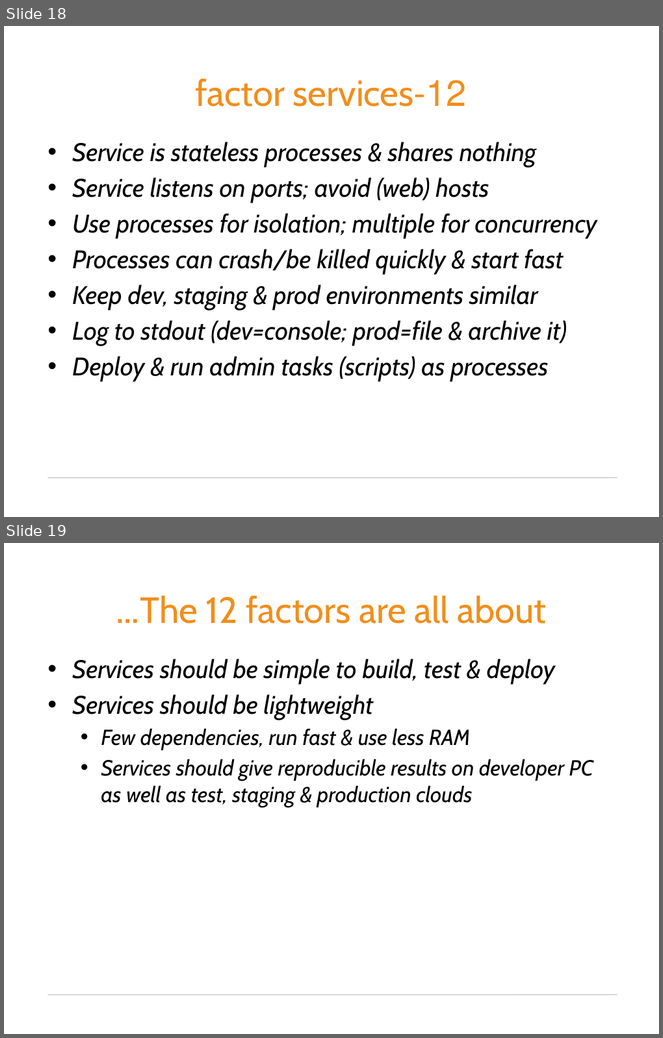
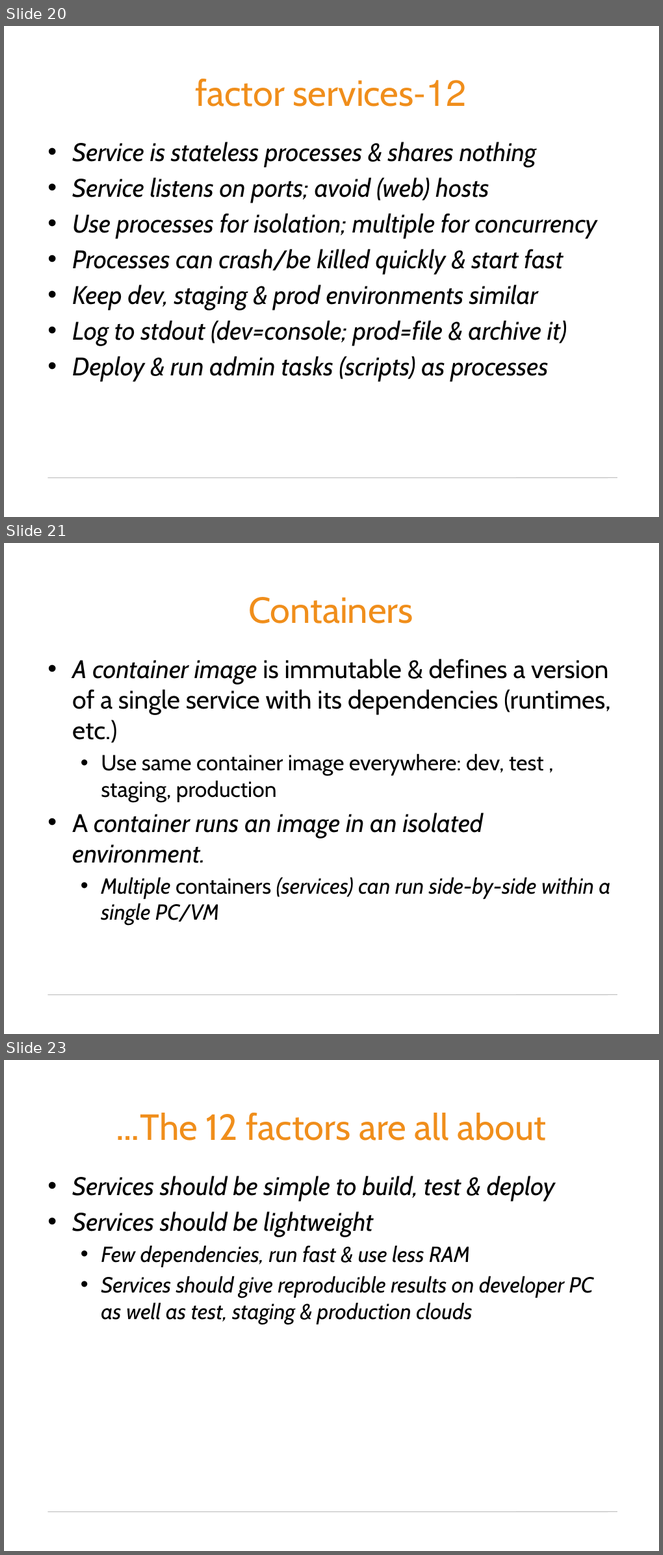
Before and after one commit to germanilia/AWS-MicroServices-Lmabda, a slide deck: Module 01 MicroServices.pptx. Shown one above the other, each under a label of ours: slides 18 and 19 before the commit, slides 20, 21 and 23 after it; the slides between them are not shown. The pictures are 663x1038 and 663x1555 pixels, drawn with LibreOffice and Linux fonts; fonts in the diff are those of the drawing; background and template pictures are left out. Boxes give left, top, right and bottom in pixels: in the first picture for what was removed or moved away, otherwise in the second. Text is boxed around its words. In the diff, an @@ line names an element or a change of style, - is before the commit and + after.

Commit message:
added containers

```diff
--- a/Module 01 MicroServices.pptx
+++ b/Module 01 MicroServices.pptx
@@ slide 21 added at <box>4,543,659,1034</box>, background picture (left out); not listed: 1 template element that a slide beside it also shows @@
@@ title added at <box>248,597,414,624</box>, 40 pt, text #F08E1B @@
+Containers
@@ text added at <box>72,659,611,925</box>, 28 pt, text #000000 @@
+• A container image is immutable & defines a version of a single service with its dependencies (runtimes, etc.)
+  • Use same container image everywhere: dev, test , staging, production
+• A container runs an image in an isolated environment.
+  • Multiple containers (services) can run side-by-side within a single PC/VM
@@ what was slide 18 is now slide 20 @@
@@ what was slide 19 is now slide 23 @@
```
Also in this commit, not shown: 1 slide changed, 3 other slides added.
